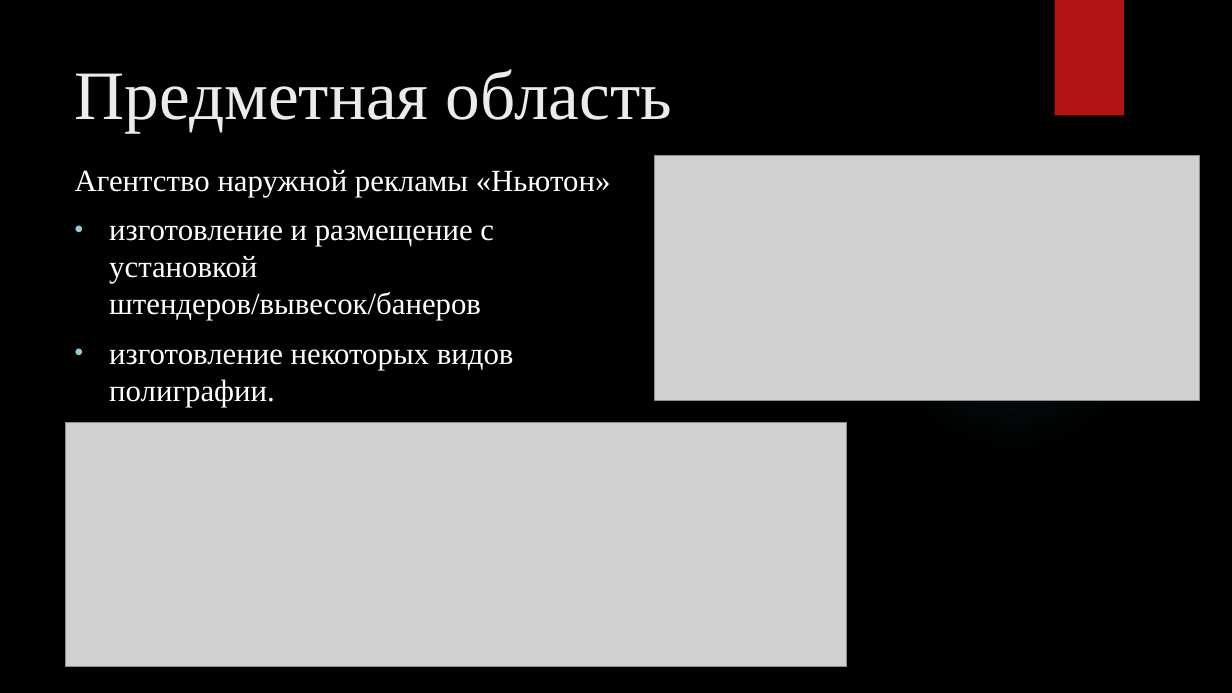
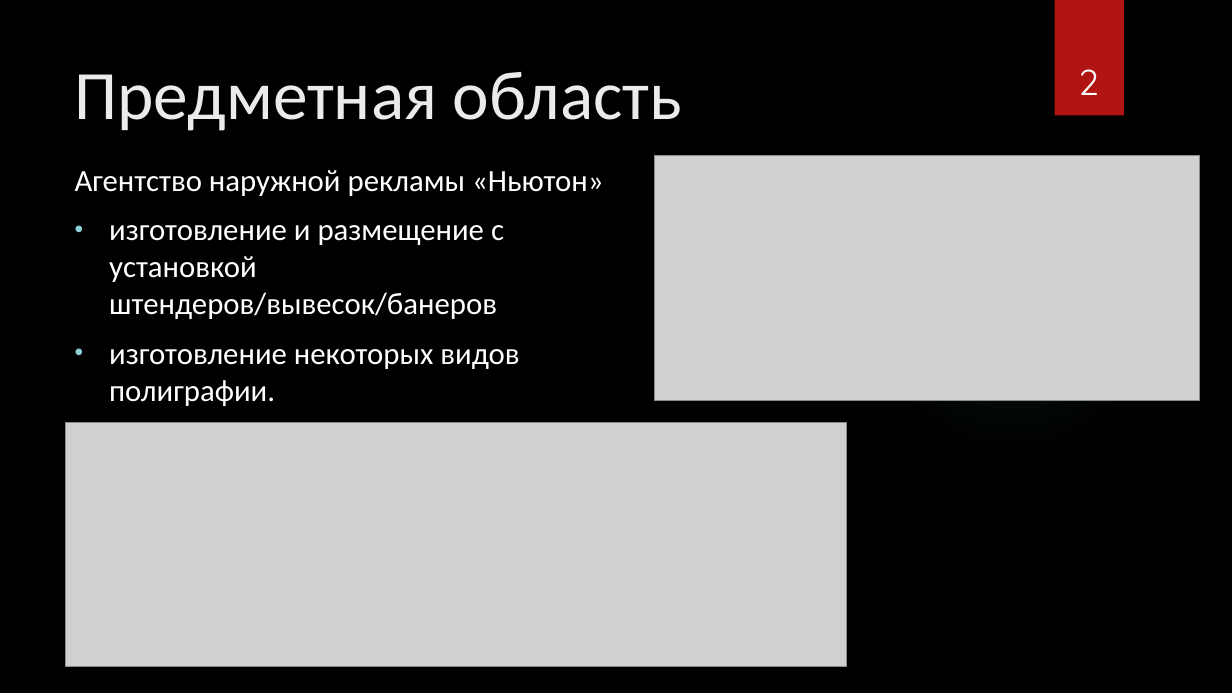
Before and after one commit to marinagovorova/DATABASES_PIn_09.03.03_2025-2026, a slide deck: slide 2 of students/K3239/Rozhnovskii_Yura/LR_1/Презентация для защиты.pptx. Drawn at 1232x693 pixels with LibreOffice and Linux fonts; fonts in the diff are those of the drawing; grey boxes stand for pictures; background and template pictures are left out. Boxes give left, top, right and bottom in pixels: in the first picture for what was removed or moved away, otherwise in the second. Text is boxed around its words. In the diff, an @@ line names an element or a change of style, - is before the commit and + after.

```diff
--- a/students/K3239/Rozhnovskii_Yura/LR_1/Презентация для защиты.pptx
+++ b/students/K3239/Rozhnovskii_Yura/LR_1/Презентация для защиты.pptx
@@ title "Предметная область" at [75, 72, 682, 131]: font Times New Roman to Calibri @@
@@ page number added at [1078, 69, 1098, 95], 28 pt, text #FFFFFF @@
+2
@@ text "Агентство наружной рекламы «Ньютон»" at [75, 170, 604, 406]: font Times New Roman to Calibri @@
```
Also in this commit, not shown: 11 other slides changed, 2 slides added, 2 slides removed.
